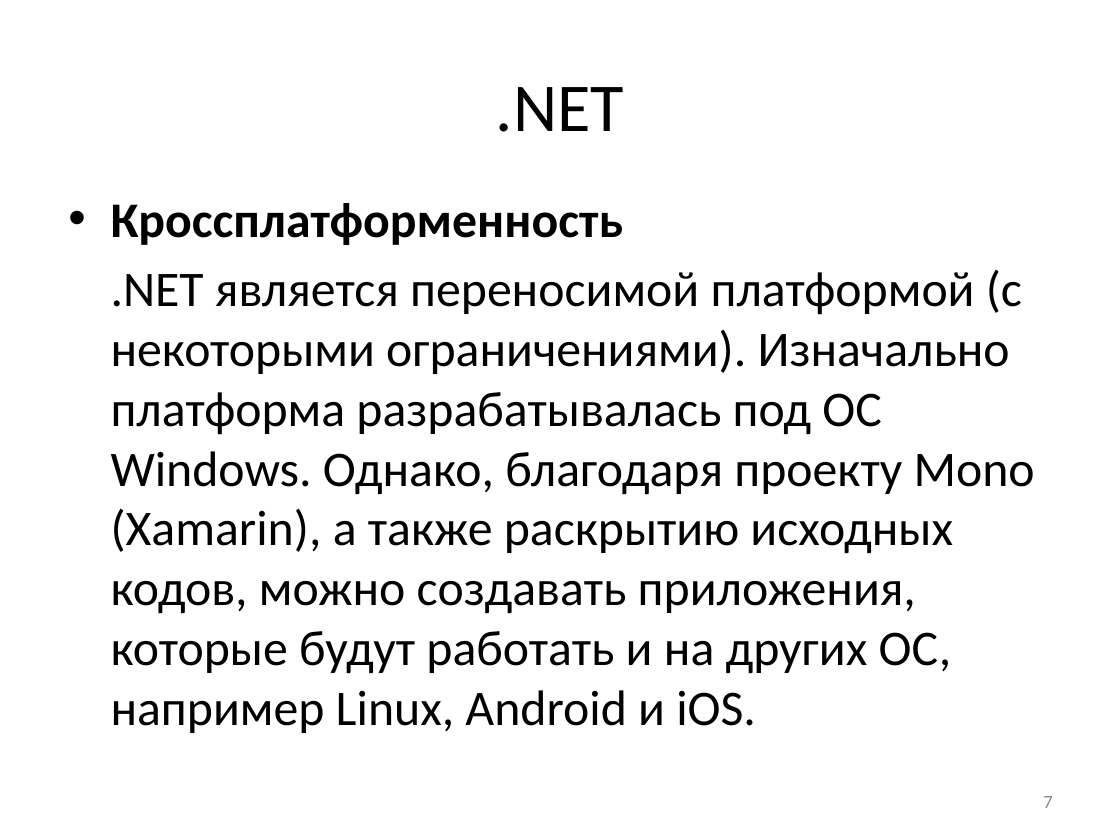
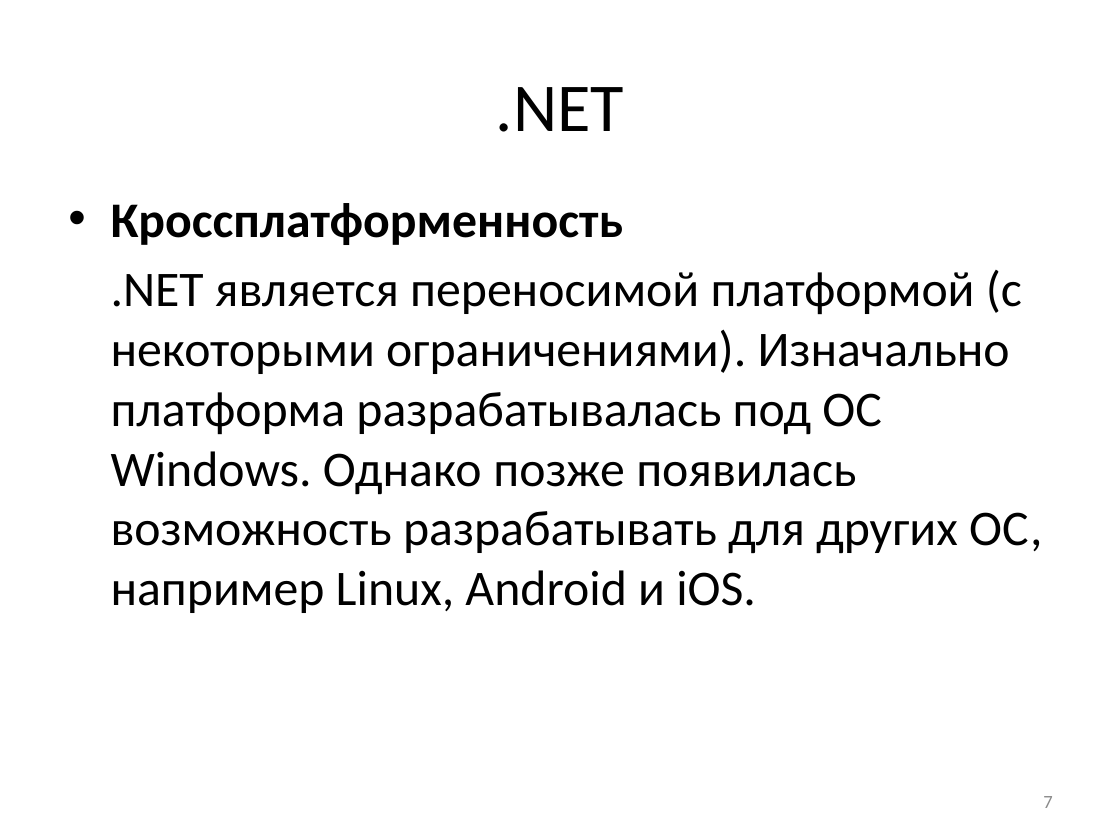
Before and after one commit to blockin90/lec_prog, a slide deck: slide 7 of Лекция 1 - ООП, модификатор доступа.pptx. Drawn at 1120x840 pixels with LibreOffice and Linux fonts; fonts in the diff are those of the drawing. Boxes give left, top, right and bottom in pixels: in the first picture for what was removed or moved away, otherwise in the second. Text is boxed around its words. In the diff, an @@ line names an element or a change of style, - is before the commit and + after.

```diff
--- a/Лекция 1 - ООП, модификатор доступа.pptx
+++ b/Лекция 1 - ООП, модификатор доступа.pptx
@@ text at box(111, 270, 1042, 613): text changed @@
-.NET является переносимой платформой (с некоторыми ограничениями). Изначально платформа разрабатывалась под ОС Windows. Однако, благодаря проекту Mono (Xamarin), а также раскрытию исходных кодов, можно создавать приложения, которые будут работать и на других ОС, например Linux, Android и iOS.
+.NET является переносимой платформой (с некоторыми ограничениями). Изначально платформа разрабатывалась под ОС Windows. Однако позже появилась возможность разрабатывать для других ОС, например Linux, Android и iOS.
```
Also in this commit, not shown: 7 other slides changed, 7 slides added, 3 slides removed, 3 other files.
